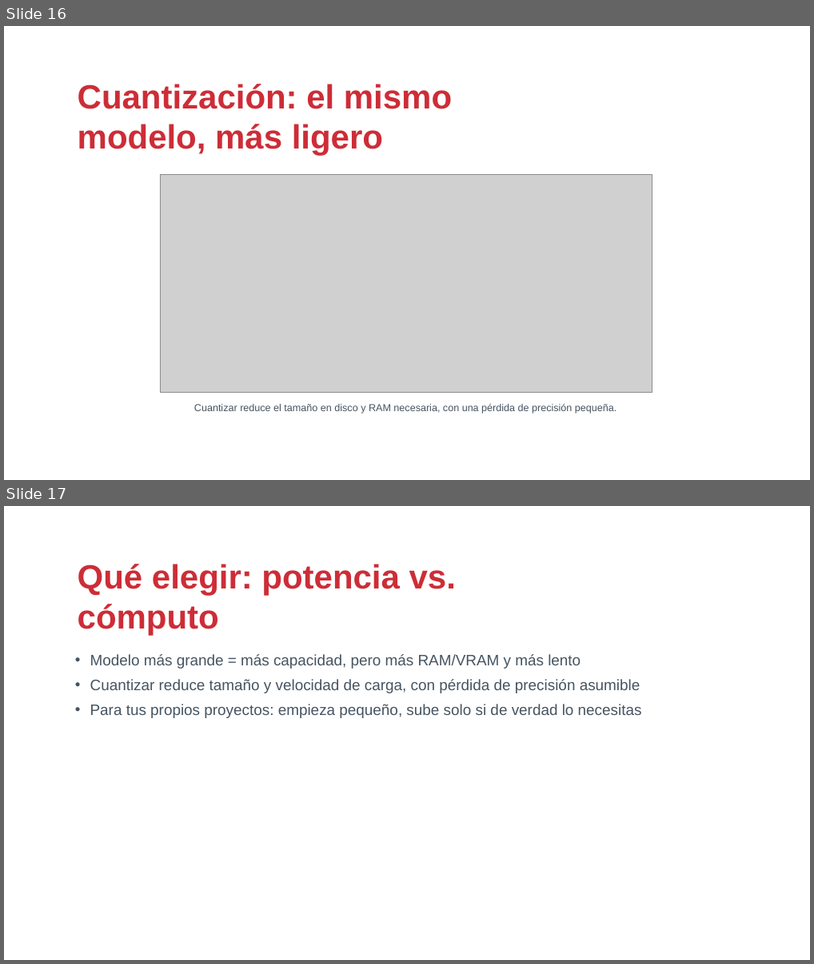
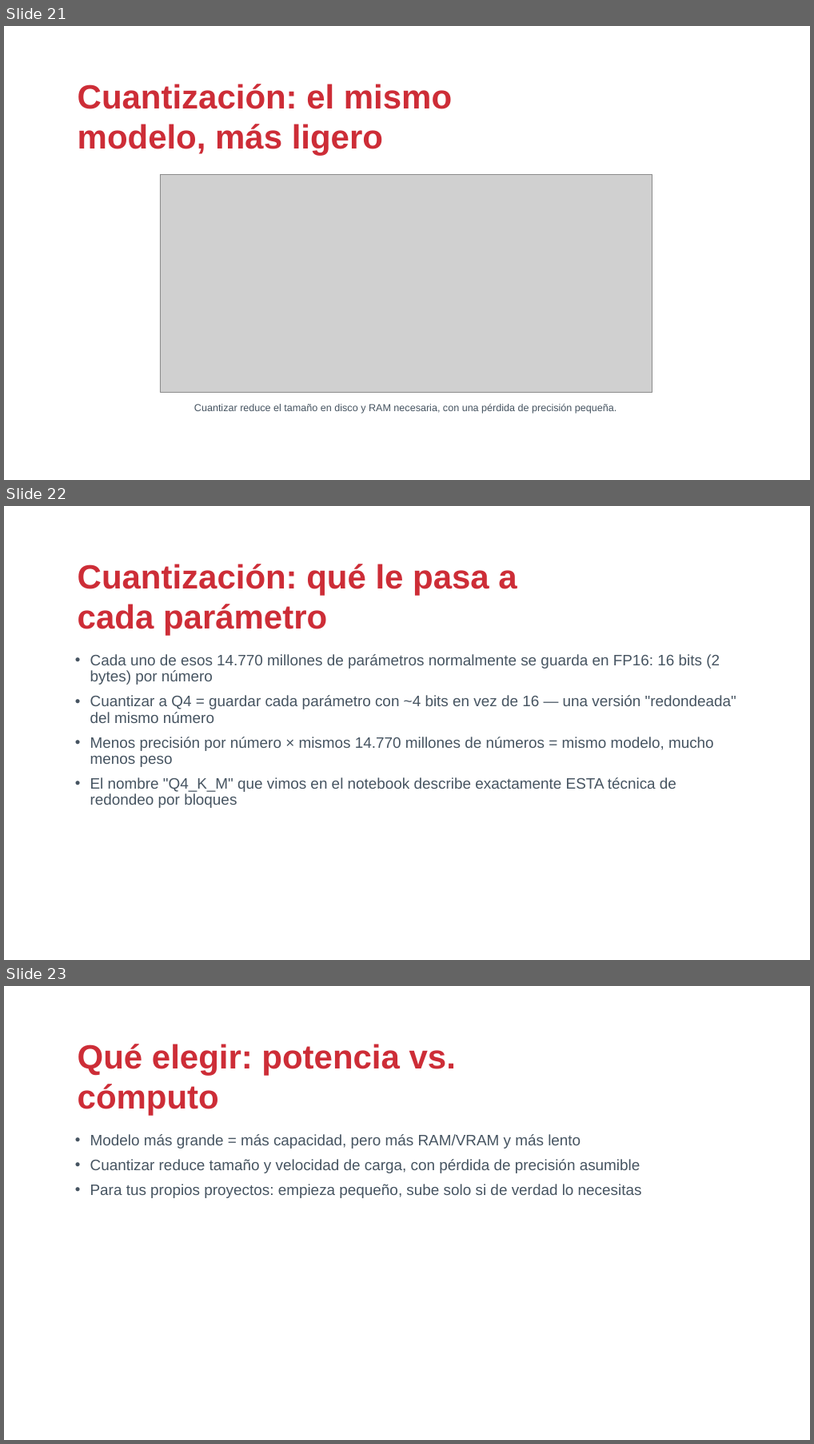
Before and after one commit to drj3ky11/FearOfTheDark, a slide deck: bloque3_setup/csbc26_b3_setup.pptx. Shown one above the other, each under a label of ours: slides 16 and 17 before the commit, slides 21, 22 and 23 after it. The pictures are 814x964 and 814x1444 pixels, drawn with LibreOffice and Linux fonts; fonts in the diff are those of the drawing; grey boxes stand for pictures; background and template pictures are left out. Boxes give left, top, right and bottom in pixels: in the first picture for what was removed or moved away, otherwise in the second. Text is boxed around its words. In the diff, an @@ line names an element or a change of style, - is before the commit and + after.

Commit message:
docs(bloque3): reescribir demo_pipeline.ipynb y ampliar ppt con Ollama en profundidad
- demo_pipeline.ipynb pasa de pipeline de Carding Forums (no correspondía a
  este bloque) a una demo desglosada de Ollama: instalación/arquitectura,
  gestión de modelos (librería oficial y Hugging Face), generate/chat/embed
  paso a paso, y ajuste de generación (options, num_ctx). Ejecutado de punta
  a punta contra Ollama real, sin outputs simulados.
- csbc26_b3_setup.pptx: nuevas diapositivas sobre options/num_ctx, el bucle
  autorregresivo de generación, qué son los parámetros de un modelo
  (corrige la confusión parámetros=iteraciones) y cuantización a nivel de
  bits (Q4_K_M).
- nuevo generador assets/generate_generation_loop_diagram.py para el
  diagrama del bucle de generación.

```diff
--- a/bloque3_setup/csbc26_b3_setup.pptx
+++ b/bloque3_setup/csbc26_b3_setup.pptx
@@ slide 22 added at (4,506,810,960), background picture (left out) @@
@@ text added at (78,564,517,636), 40 pt, text #CD2D37, bold @@
+Cuantización: qué le pasa a cada parámetro
@@ text added at (90,654,737,808), 18 pt, text #465461 @@
+• Cada uno de esos 14.770 millones de parámetros normalmente se guarda en FP16: 16 bits (2 bytes) por número
+• Cuantizar a Q4 = guardar cada parámetro con ~4 bits en vez de 16 — una versión "redondeada" del mismo número
+• Menos precisión por número × mismos 14.770 millones de números = mismo modelo, mucho menos peso
+• El nombre "Q4_K_M" que vimos en el notebook describe exactamente ESTA técnica de redondeo por bloques
@@ what was slide 16 is now slide 21 @@
@@ what was slide 17 is now slide 23 @@
```
Also in this commit, not shown: 2 slides changed, 5 other slides added, 2 other files.
